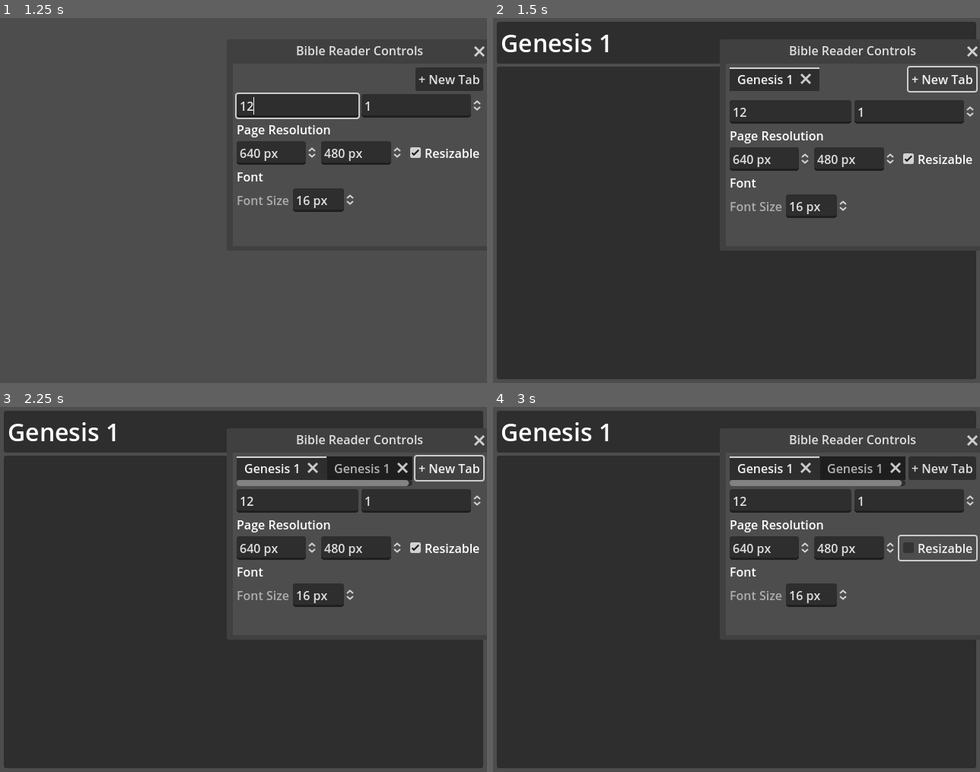
Above: before the commit, frames 1-4 (two rows, left to right).
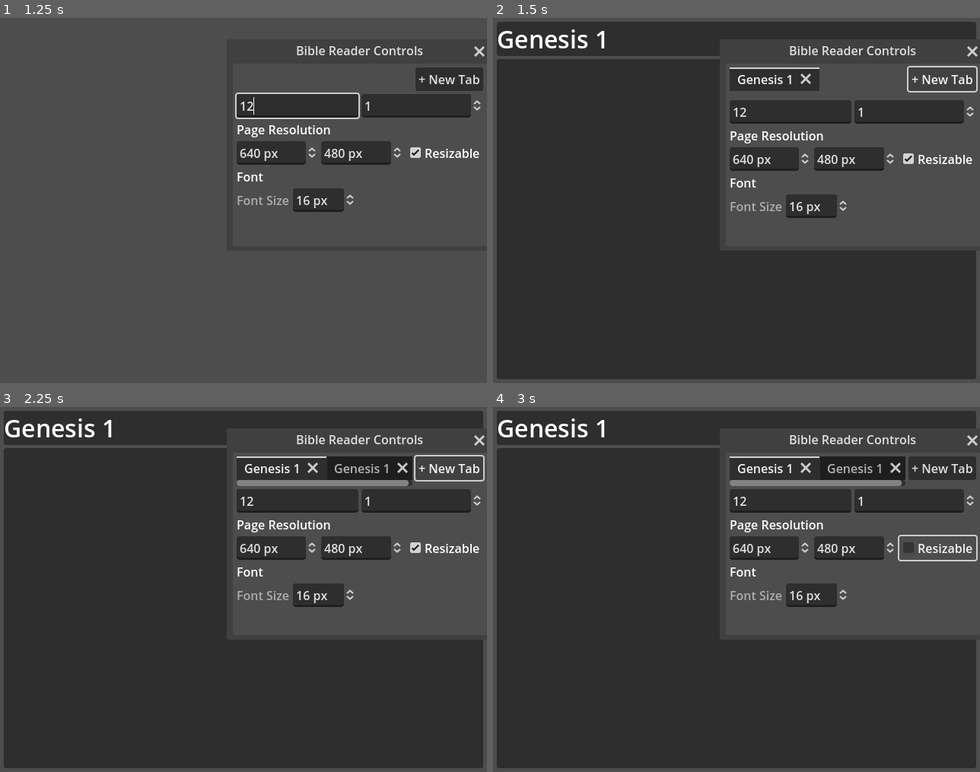
Above: after the commit, the same moments.

Repository: GsLogiMaker/live-book-bible-reader
Game: Godot game, scene res://BibleViwer.tscn
Two runs of this game, one before a commit and one after it. Both use one fixed random seed, a clock stepped at 60 frames per second and the inputs below.
Inputs (mouse positions are in pixels of both pictures, inside the frame that each line leads up to):
- Up to frame 1 (1.25 s): click (297, 105) at 0.52 s; type "12" at 0.6 s
- Up to frame 2 (1.5 s): click "+ New Tab" at 1.25 s
- Up to frame 3 (2.25 s): click "+ New Tab" at 2 s
- Up to frame 4 (3 s): click "Resizable" at 2.75 s

Frame 1 is identical in both runs. In frame 2, 1.5% of the frame differs, in the area x 0-47%, y 3-14%; in frame 3, 1.5%; in frame 4, 1.5%.

Commit message:
Fixed ChapterTab scene

Diff:
--- a/Scenes/ChapterTab.tscn
+++ b/Scenes/ChapterTab.tscn
@@ -1,39 +1,27 @@
 [gd_scene load_steps=2 format=3 uid="uid://dmfev8bm6xoo4"]
 
-[ext_resource type="Script" path="res://Scenes/ChapterTab.gd" id="1_fyit4"]
+[ext_resource type="Script" path="res://Scenes/ChapterTab.gd" id="1_qo15t"]
 
 [node name="ChapterTab" type="VBoxContainer"]
-offset_left = 5.0
-offset_top = 5.0
-offset_right = 1147.0
-offset_bottom = 643.0
+anchors_preset = 15
+anchor_right = 1.0
+anchor_bottom = 1.0
 grow_horizontal = 2
 grow_vertical = 2
-script = ExtResource("1_fyit4")
+script = ExtResource("1_qo15t")
 
 [node name="PanelContainer2" type="PanelContainer" parent="."]
 layout_mode = 2
-offset_right = 1142.0
-offset_bottom = 36.0
+offset_right = 1152.0
+offset_bottom = 26.0
 
-[node name="MarginContainer" type="MarginContainer" parent="PanelContainer2"]
+[node name="HBoxContainer" type="HBoxContainer" parent="PanelContainer2"]
 layout_mode = 2
-offset_right = 1142.0
-offset_bottom = 36.0
-theme_override_constants/margin_left = 5
-theme_override_constants/margin_top = 5
-theme_override_constants/margin_right = 5
-theme_override_constants/margin_bottom = 5
-
-[node name="HBoxContainer" type="HBoxContainer" parent="PanelContainer2/MarginContainer"]
-layout_mode = 2
-offset_left = 5.0
-offset_top = 5.0
-offset_right = 1137.0
-offset_bottom = 31.0
+offset_right = 1152.0
+offset_bottom = 26.0
 theme_override_constants/separation = 0
 
-[node name="BookTitle" type="Label" parent="PanelContainer2/MarginContainer/HBoxContainer"]
+[node name="BookTitle" type="Label" parent="PanelContainer2/HBoxContainer"]
 unique_name_in_owner = true
 layout_mode = 2
 offset_right = 38.0
@@ -42,15 +30,15 @@
 
 [node name="PanelContainer" type="PanelContainer" parent="."]
 layout_mode = 2
-offset_top = 40.0
-offset_right = 1142.0
-offset_bottom = 638.0
+offset_top = 30.0
+offset_right = 1152.0
+offset_bottom = 648.0
 size_flags_vertical = 3
 
 [node name="MarginContainer" type="MarginContainer" parent="PanelContainer"]
 layout_mode = 2
-offset_right = 1142.0
-offset_bottom = 598.0
+offset_right = 1152.0
+offset_bottom = 618.0
 theme_override_constants/margin_left = 10
 theme_override_constants/margin_top = 10
 theme_override_constants/margin_right = 10
@@ -61,16 +49,16 @@
 layout_mode = 2
 offset_left = 10.0
 offset_top = 10.0
-offset_right = 1132.0
-offset_bottom = 588.0
+offset_right = 1142.0
+offset_bottom = 608.0
 size_flags_vertical = 3
 horizontal_scroll_mode = 0
 
 [node name="BibleText" type="RichTextLabel" parent="PanelContainer/MarginContainer/TextScroll"]
 unique_name_in_owner = true
 layout_mode = 2
-offset_right = 1114.0
-offset_bottom = 1012.0
+offset_right = 1124.0
+offset_bottom = 966.0
 size_flags_horizontal = 3
 size_flags_vertical = 3
 focus_mode = 2
